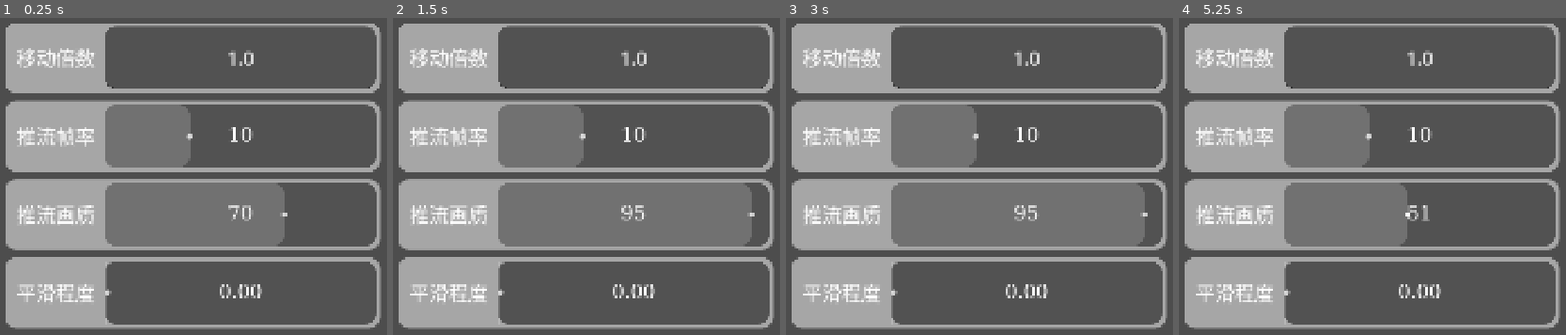
Above: before the commit, frames 1-4 (left to right).
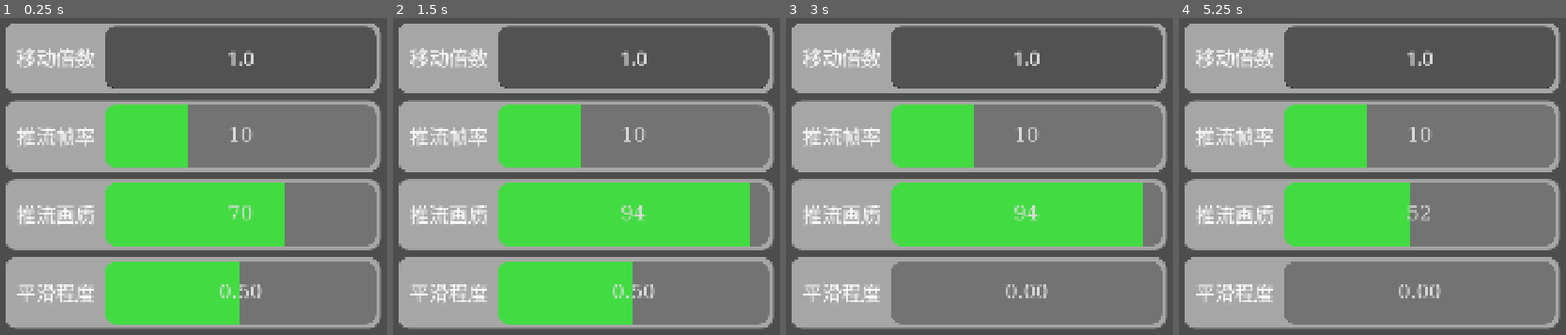
Above: after the commit, the same moments.

Repository: CantanTam/blecaco_phone
Game: Godot game, scene res://scenes/addon_set.tscn
Two runs of this game, one before a commit and one after it. Both use one fixed random seed, a clock stepped at 60 frames per second and the inputs below. This scene is started directly instead of the project's main scene.
Inputs (mouse positions are in pixels of both pictures, inside the frame that each line leads up to):
- Up to frame 1 (0.25 s): no input
- Up to frame 2 (1.5 s): tap Enter at 0.5, 0.6 s; move the mouse to (749, 192) at 0.52 s; hold Up 0.53-1.25 s; click (749, 192) at 0.67 s; tap Space at 0.77, 1.25 s; drag from (435, 236) to (547, 300) at 1.27 s
- Up to frame 3 (3 s): tap Enter at 2 s; move the mouse to (1053, 122) at 2.02 s; hold Up 2.03-2.75 s; tap Tab at 2.1 s; tap Space at 2.75 s; drag from (940, 300) to (outside the picture) at 2.77 s
- Up to frame 4 (5.25 s): tap Enter at 3.5, 5.1 s; move the mouse to (outside the picture) at 3.52 s; hold Down 3.53-4.25 s; tap Keypad Enter at 3.6 s; tap Space at 3.77, 4.25 s; drag from (outside the picture) to (1260, 109) at 4.27 s; move the mouse to (1407, 214) at 5.02 s; hold Down from 5.03 s (still down); click (1407, 214) at 5.17 s

The runs differ from the first frame. In frame 1, 42% of the frame differs, in the area x 27-98%, y 27-97%; in frame 2, 41%; in frame 3, 41%; in frame 4, 41%.

Commit message:
two way sync of the stream settings with the blender addon
The three stream values only went one way: the sliders wrote to Blender, and
nothing ever came back, so the phone kept showing whatever it had before the
last connect.

Blender now pushes fps / quality / smooth as settings on every new client
(the same place that already re-sends output_fps), and it accepts them coming
the other way through a small name table, clamping to the declared range and
casting fps/quality to int. After applying an incoming value the watcher
forgets what it sent, so the next tick echoes the new value back and both
sides settle on the same numbers.

main.gd keeps one table of setting name -> Options key and writes all four
into Options without persisting them, since they belong to the Blender you
are connected to. addon_set.gd listens to Options.changed and moves the
matching slider with set_value_no_signal, so a push from Blender never looks
like a drag and never bounces back.

smooth now defaults to 0.5 in addon_property.py as well.

Slider look, per the previous round:
- SilderColor (default #00ff00ff) is the slider colour
- no grabber: a 1x1 transparent texture covers the three grabber icons
- the shape is no longer drawn by the slider itself. Each slider row now has
a ValueBox (Panel) with clip_children = AND_DRAW, and the slider inside is a
plain rectangle filled with SilderColor, so the rounded corners come from the
box, and the leading edge of the fill stays straight.

Verified on real frames: ValueBox matches the slider rect (695x160), the
track reports draw_center false, the fill carries SilderColor, the grabber
icon is 1x1, the pixel just outside the top left corner is the box colour
rather than green, and a simulated Blender push of fps=22 and smooth=0.25
moved the sliders and their labels. clip_children was checked against the qr
screen the way the earlier BackBufferCopy bug was: identical frames, 0
differing pixels.

Diff:
--- a/scenes/addon_set.tscn
+++ b/scenes/addon_set.tscn
@@ -81,23 +81,23 @@
 
 ; 滑条样式。默认值同样是「脚本没跑之前的兜底」，
 ; 真正的值由 scripts/addon_set.gd 的统一样式变量写入。
-; ⚠️ slider 的 content_margin_top/bottom 决定轨道厚度：
+; ⚠️ 滑条本身**不设圆角**：圆角是外层 ValueBox（clip_children）裁出来的。
+; ⚠️ slider 的 content_margin_top/bottom 决定高度：
 ;    一个 StyleBoxFlat 的最小高度 = content_margin_top + content_margin_bottom，
-;    所以 80 + 80 让轨道正好撑满数值框（行高 180 - 上下各 10 的 ValuePadding = 160）。
+;    所以 80 + 80 让它正好撑满数值框（行高 180 - 上下各 10 的 ValuePadding = 160）。
 [sub_resource type="StyleBoxFlat" id="StyleBoxFlat_slider"]
 content_margin_top = 80.0
 content_margin_bottom = 80.0
-bg_color = Color(0.1, 0.1, 0.1, 0.6)
-corner_radius_top_left = 30
-corner_radius_top_right = 30
-corner_radius_bottom_right = 30
-corner_radius_bottom_left = 30
-corner_detail = 20
+draw_center = false
 
 [sub_resource type="StyleBoxFlat" id="StyleBoxFlat_slider_fill"]
 content_margin_top = 80.0
 content_margin_bottom = 80.0
-bg_color = Color(1, 1, 1, 0.18)
+bg_color = Color(0, 1, 0, 1)
+
+; 滑条行的数值框：既是底色，也是裁切里面滑条的遮罩（节点上 clip_children = 2）
+[sub_resource type="StyleBoxFlat" id="StyleBoxFlat_valuebox"]
+bg_color = Color(0.1, 0.1, 0.1, 0.6)
 corner_radius_top_left = 30
 corner_radius_top_right = 30
 corner_radius_bottom_right = 30
@@ -191,9 +191,19 @@
 horizontal_alignment = 2
 vertical_alignment = 1
 
-[node name="StreamFpsSlider" type="HSlider" parent="SetScrollPage/SettingsList/StreamFpsRow/ItemBg/RowContent"]
-layout_mode = 2
-size_flags_horizontal = 3
+[node name="ValueBox" type="Panel" parent="SetScrollPage/SettingsList/StreamFpsRow/ItemBg/RowContent"]
+clip_children = 2
+layout_mode = 2
+size_flags_horizontal = 3
+theme_override_styles/panel = SubResource("StyleBoxFlat_valuebox")
+
+[node name="StreamFpsSlider" type="HSlider" parent="SetScrollPage/SettingsList/StreamFpsRow/ItemBg/RowContent/ValueBox"]
+layout_mode = 1
+anchors_preset = 15
+anchor_right = 1.0
+anchor_bottom = 1.0
+grow_horizontal = 2
+grow_vertical = 2
 theme_override_styles/slider = SubResource("StyleBoxFlat_slider")
 theme_override_styles/grabber_area = SubResource("StyleBoxFlat_slider_fill")
 theme_override_styles/grabber_area_highlight = SubResource("StyleBoxFlat_slider_fill")
@@ -202,7 +212,7 @@
 step = 1.0
 value = 10.0
 
-[node name="ValueText" type="Label" parent="SetScrollPage/SettingsList/StreamFpsRow/ItemBg/RowContent/StreamFpsSlider"]
+[node name="ValueText" type="Label" parent="SetScrollPage/SettingsList/StreamFpsRow/ItemBg/RowContent/ValueBox/StreamFpsSlider"]
 layout_mode = 1
 anchors_preset = 15
 anchor_right = 1.0
@@ -239,9 +249,19 @@
 horizontal_alignment = 2
 vertical_alignment = 1
 
-[node name="StreamQualitySlider" type="HSlider" parent="SetScrollPage/SettingsList/StreamQualityRow/ItemBg/RowContent"]
-layout_mode = 2
-size_flags_horizontal = 3
+[node name="ValueBox" type="Panel" parent="SetScrollPage/SettingsList/StreamQualityRow/ItemBg/RowContent"]
+clip_children = 2
+layout_mode = 2
+size_flags_horizontal = 3
+theme_override_styles/panel = SubResource("StyleBoxFlat_valuebox")
+
+[node name="StreamQualitySlider" type="HSlider" parent="SetScrollPage/SettingsList/StreamQualityRow/ItemBg/RowContent/ValueBox"]
+layout_mode = 1
+anchors_preset = 15
+anchor_right = 1.0
+anchor_bottom = 1.0
+grow_horizontal = 2
+grow_vertical = 2
 theme_override_styles/slider = SubResource("StyleBoxFlat_slider")
 theme_override_styles/grabber_area = SubResource("StyleBoxFlat_slider_fill")
 theme_override_styles/grabber_area_highlight = SubResource("StyleBoxFlat_slider_fill")
@@ -250,7 +270,7 @@
 step = 1.0
 value = 70.0
 
-[node name="ValueText" type="Label" parent="SetScrollPage/SettingsList/StreamQualityRow/ItemBg/RowContent/StreamQualitySlider"]
+[node name="ValueText" type="Label" parent="SetScrollPage/SettingsList/StreamQualityRow/ItemBg/RowContent/ValueBox/StreamQualitySlider"]
 layout_mode = 1
 anchors_preset = 15
 anchor_right = 1.0
@@ -287,16 +307,26 @@
 horizontal_alignment = 2
 vertical_alignment = 1
 
-[node name="StreamSmoothSlider" type="HSlider" parent="SetScrollPage/SettingsList/StreamSmoothRow/ItemBg/RowContent"]
-layout_mode = 2
-size_flags_horizontal = 3
+[node name="ValueBox" type="Panel" parent="SetScrollPage/SettingsList/StreamSmoothRow/ItemBg/RowContent"]
+clip_children = 2
+layout_mode = 2
+size_flags_horizontal = 3
+theme_override_styles/panel = SubResource("StyleBoxFlat_valuebox")
+
+[node name="StreamSmoothSlider" type="HSlider" parent="SetScrollPage/SettingsList/StreamSmoothRow/ItemBg/RowContent/ValueBox"]
+layout_mode = 1
+anchors_preset = 15
+anchor_right = 1.0
+anchor_bottom = 1.0
+grow_horizontal = 2
+grow_vertical = 2
 theme_override_styles/slider = SubResource("StyleBoxFlat_slider")
 theme_override_styles/grabber_area = SubResource("StyleBoxFlat_slider_fill")
 theme_override_styles/grabber_area_highlight = SubResource("StyleBoxFlat_slider_fill")
 max_value = 1.0
 step = 0.01
 
-[node name="ValueText" type="Label" parent="SetScrollPage/SettingsList/StreamSmoothRow/ItemBg/RowContent/StreamSmoothSlider"]
+[node name="ValueText" type="Label" parent="SetScrollPage/SettingsList/StreamSmoothRow/ItemBg/RowContent/ValueBox/StreamSmoothSlider"]
 layout_mode = 1
 anchors_preset = 15
 anchor_right = 1.0
--- a/scripts/addon_set.gd
+++ b/scripts/addon_set.gd
@@ -34,9 +34,12 @@
 ## 行与行之间的间距（px）
 const ITEM_PADDING := 20
 
-## 滑条「已选中的前半段」的颜色。
-## 只是给个视觉提示，别太抢眼，免得盖住中间的数字。
-const SLIDER_FILL_COLOR := Color(1.0, 1.0, 1.0, 0.18)
+## 滑条的颜色（RGB + 透明度）。默认 #00ff00ff = 不透明纯绿。
+##
+## ⚠️ 这是「滑条本体」（已选中的前半段）的颜色。后面那段轨道不画东西，
+##    底色由 ValueBox 那个框负责。
+## （常量名按你给的 SilderColor 保留原拼写）
+const SILDER_COLOR := Color(0.0, 1.0, 0.0, 1.0)
 
 ## 行背景的节点名。SettingsList 下凡是叫这个名字的 PanelContainer
 ## 都会按上面的变量套样式。
@@ -44,6 +47,11 @@
 
 ## 数值显示 Label 的节点名（挂在滑条节点里面，居中盖在滑条上）
 const VALUE_TEXT_NAME := "ValueText"
+
+## 数值框的节点名（滑条行的深色圆角框）。
+## ⚠️ 这个 Panel 还负责用 clip_children 裁切里面的滑条 ——
+##    滑条的圆角形状就是靠它裁出来的，所以它的圆角必须和 VALUE_BG_RADIUS 一致。
+const VALUE_BOX_NAME := "ValueBox"
 
 # ============================================================
 # 用滑条输入的设置行
@@ -95,11 +103,21 @@
 	$SetScrollPage/SettingsList/MoveSpeedRow/ItemBg/RowContent/SpeedInput
 )
 
+## 每行滑条的绑定（spec + 滑条 + 数字 Label），用于接收 Blender 推来的校准值
+var _slider_bindings: Array = []
+
+## 1×1 全透明贴图（用来盖掉滑条默认的小圆点），只创建一次、所有滑条共用
+var _blank_texture_cache: ImageTexture
+
 
 func _ready() -> void:
 	# 先套用统一样式，再填数据
 	_apply_settings_list_style()
 	_setup_slider_rows()
+
+	# Blender 连上后会把它的推流参数推过来做校准（见 main.gd），
+	# 所以 Options 一变就把对应滑条跟着挪过去
+	Options.changed.connect(_on_options_changed)
 
 	# 设置允许的数值范围
 	move_speed_spin_box.min_value = 0.01
@@ -141,6 +159,8 @@
 	for node in settings_list.find_children("*", "", true, false):
 		if node.name == ITEM_BG_NAME and node is PanelContainer:
 			_style_item_bg(node as PanelContainer)
+		elif node.name == VALUE_BOX_NAME and node is Panel:
+			_style_value_box(node as Panel)
 		elif node is Label:
 			(node as Label).add_theme_font_size_override(
 				"font_size", FONT_SIZE
@@ -210,6 +230,24 @@
 	style.corner_radius_top_right = radius
 	style.corner_radius_bottom_right = radius
 	style.corner_radius_bottom_left = radius
+
+
+## 数值框（滑条行）：底色 + 圆角。
+##
+## ⚠️ 这个 Panel 同时是「遮罩」：场景里它的 clip_children = 2
+##    （CLIP_CHILDREN_AND_DRAW），所以里面的滑条会被它的圆角形状裁掉 ——
+##    滑条本身画的是方角矩形，圆角完全来自这里。
+func _style_value_box(value_box: Panel) -> void:
+	var style := value_box.get_theme_stylebox("panel") as StyleBoxFlat
+
+	if style == null:
+		push_warning(
+			"[AddonSet] %s 上没找到 StyleBoxFlat，跳过" % value_box.name
+		)
+		return
+
+	style.bg_color = VALUE_BG_COLOR
+	_set_corner_radius(style, VALUE_BG_RADIUS)
 
 
 # ============================================================
@@ -260,13 +298,24 @@
 			_on_slider_changed.bind(spec, value_text)
 		)
 
-
-## 滑条外观：轨道就是「和移动倍数的数值框一样的深色圆角块」，
-## 前半段填一层淡白表示当前值。
-##
-## ⚠️ 轨道的厚度由 StyleBoxFlat 的最小高度决定
+		# 记下来，Blender 推来新值时好把滑条跟着挪过去
+		# （见 _on_options_changed）
+		_slider_bindings.append({
+			"spec": spec,
+			"slider": slider,
+			"text": value_text,
+		})
+
+
+## 滑条外观：颜色用 SILDER_COLOR，形状交给外面的 ValueBox 裁切。
+##
+## ⚠️ 这里**不设圆角**：滑条画的是方角矩形，圆角由 ValueBox 的
+##    clip_children 裁出来（见 _style_value_box 的说明）。
+##    未选中那段轨道不画东西，底色是 ValueBox 那个框画的。
+##
+## ⚠️ 填充段的高度由 StyleBoxFlat 的最小高度决定
 ##    （最小高度 = content_margin_top + content_margin_bottom），
-##    所以要让它撑满数值框，就得把「一半的高度」写进上下 content_margin。
+##    所以要让它撑满整个数值框，就得把「一半的高度」写进上下 content_margin。
 func _style_slider(slider: HSlider, row_height: float) -> void:
 	var box_height := maxf(row_height - VALUE_PADDING * 2.0, 1.0)
 	var half := box_height * 0.5
@@ -281,12 +330,36 @@
 
 		flat.content_margin_top = half
 		flat.content_margin_bottom = half
-		_set_corner_radius(flat, VALUE_BG_RADIUS)
+		_set_corner_radius(flat, 0)
 
 		if style_name == "slider":
-			flat.bg_color = VALUE_BG_COLOR
+			# 轨道：什么都不画，底色交给 ValueBox
+			flat.draw_center = false
+			flat.bg_color = Color(0.0, 0.0, 0.0, 0.0)
 		else:
-			flat.bg_color = SLIDER_FILL_COLOR
+			# 已选中的前半段 = 滑条本体
+			flat.draw_center = true
+			flat.bg_color = SILDER_COLOR
+
+	_remove_grabber(slider)
+
+
+## 去掉滑条上的小圆点（grabber）。
+##
+## Godot 没有「隐藏 grabber」的开关，只能用一张 1×1 全透明的贴图去盖掉
+## 默认的那几个图标。顺带好处：轨道两端不再为圆点留出空隙。
+func _remove_grabber(slider: HSlider) -> void:
+	for icon_name in ["grabber", "grabber_highlight", "grabber_disabled"]:
+		slider.add_theme_icon_override(icon_name, _blank_texture())
+
+
+func _blank_texture() -> ImageTexture:
+	if _blank_texture_cache == null:
+		var image := Image.create(1, 1, false, Image.FORMAT_RGBA8)
+		image.fill(Color(0.0, 0.0, 0.0, 0.0))
+		_blank_texture_cache = ImageTexture.create_from_image(image)
+
+	return _blank_texture_cache
 
 
 ## 行高。约定：行容器（StreamFpsRow / MoveSpeedRow …）的
@@ -339,3 +412,27 @@
 	# ⚠️ 用 "%.2f" 这种固定小数位，别用 String.num()：
 	#    后者不会补零（0 会显示成 "0.0" 而不是 "0.00"）。
 	label.text = ("%." + str(decimals) + "f") % value
+
+
+## Options 里任意选项变化时调用。
+##
+## 主要用途：Blender 连上后会把它的推流参数推过来做「校准」（见 main.gd），
+## 这里负责把滑条挪到那个值上。
+func _on_options_changed(a_key: String, a_value: Variant) -> void:
+	for binding in _slider_bindings:
+		var spec: Dictionary = binding["spec"]
+
+		if spec["key"] != a_key:
+			continue
+
+		if not (a_value is float or a_value is int):
+			return
+
+		var clamped := clampf(float(a_value), spec["min"], spec["max"])
+
+		# ⚠️ 必须用 set_value_no_signal()：否则会被当成用户拖动，
+		#    又原样发回 Blender，两边来回弹。
+		var slider: HSlider = binding["slider"]
+		slider.set_value_no_signal(clamped)
+
+		_update_value_text(binding["text"], clamped, spec["decimals"])
--- a/scripts/main.gd
+++ b/scripts/main.gd
@@ -1,4 +1,20 @@
 extends Control
+
+# Blender 推来的 setting 名 → 本机 Options 的键。
+# 收到之后就写进 Options，而不是让各模式各自监听：
+# 模式场景是连接成功之后才加载的，Blender 的推送可能早于它，
+# 放在 main（常驻）里收下，模式启动时直接读就行。
+#
+#   output_fps  场景输出帧率（决定手机发送频率 / 前进步长）
+#   fps         推流帧率 ┐
+#   quality     推流画质 ├ 手机连上时的「校准」用，见 addon_set.gd
+#   smooth      平滑程度 ┘
+const BLENDER_SETTING_KEYS := {
+	"output_fps": "blender/output_fps",
+	"fps": "blender/fps",
+	"quality": "blender/quality",
+	"smooth": "blender/smooth",
+}
 
 @onready var qr_code = $QRCode
 @onready var stream = $Stream
@@ -15,10 +31,8 @@
 	stream.visible = false
 
 
-# Blender 推来的设置（目前只有输出帧率）。
-# 在这里接收并写进 Options，而不是让各模式各自监听：
-# 模式场景是连接成功之后才加载的，Blender 的推送可能早于它，
-# 放在 main（常驻）里收下，模式启动时直接读就行。
+# Blender 推来的设置（output_fps + 三个推流参数）。
+# 见文件开头 BLENDER_SETTING_KEYS 的说明。
 func _on_text_message_received(message: String) -> void:
 	var data: Variant = JSON.parse_string(message)
 
@@ -28,18 +42,28 @@
 	if data.get("type") != "setting":
 		return
 
-	if data.get("name") != "output_fps":
+	var setting_name := str(data.get("name", ""))
+
+	if not BLENDER_SETTING_KEYS.has(setting_name):
 		return
 
-	var fps: float = float(data.get("value", 0.0))
+	var raw: Variant = data.get("value")
 
-	if fps <= 0.0:
+	if not (raw is float or raw is int):
 		return
 
-	# 只更新内存，不落盘：这个值只对当前连接的那台 Blender 有效
-	Options.set_value("blender/output_fps", fps, false)
+	var value := float(raw)
+	var key: String = BLENDER_SETTING_KEYS[setting_name]
 
-	print("[Main] Blender 输出帧率同步：", fps, " fps")
+	# output_fps 是「时间轴每秒前进几帧」，0 或负数没有意义
+	if setting_name == "output_fps" and value <= 0.0:
+		return
+
+	# ⚠️ 只更新内存，不落盘：这几个值以当前连的那台 Blender 为准，
+	#    下次连上还会被重新校准一次（见 addon_set.gd 的 Options.changed 处理）。
+	Options.set_value(key, value, false)
+
+	print("[Main] Blender 同步 %s = %s" % [setting_name, str(value)])
 
 
 func _on_qr_scanned(url: String) -> void:
--- a/scripts/options.gd
+++ b/scripts/options.gd
@@ -88,7 +88,8 @@
 	# ------------------------------------------------------------
 	"blender/fps": 10.0,
 	"blender/quality": 70.0,
-	"blender/smooth": 0.0
+	# 默认值与 addon_property.py 里 props.smooth 的 default 保持一致
+	"blender/smooth": 0.5
 }
 
 # 运行期的实际取值（_load 时以 DEFAULTS 为底，再用存档覆盖）
